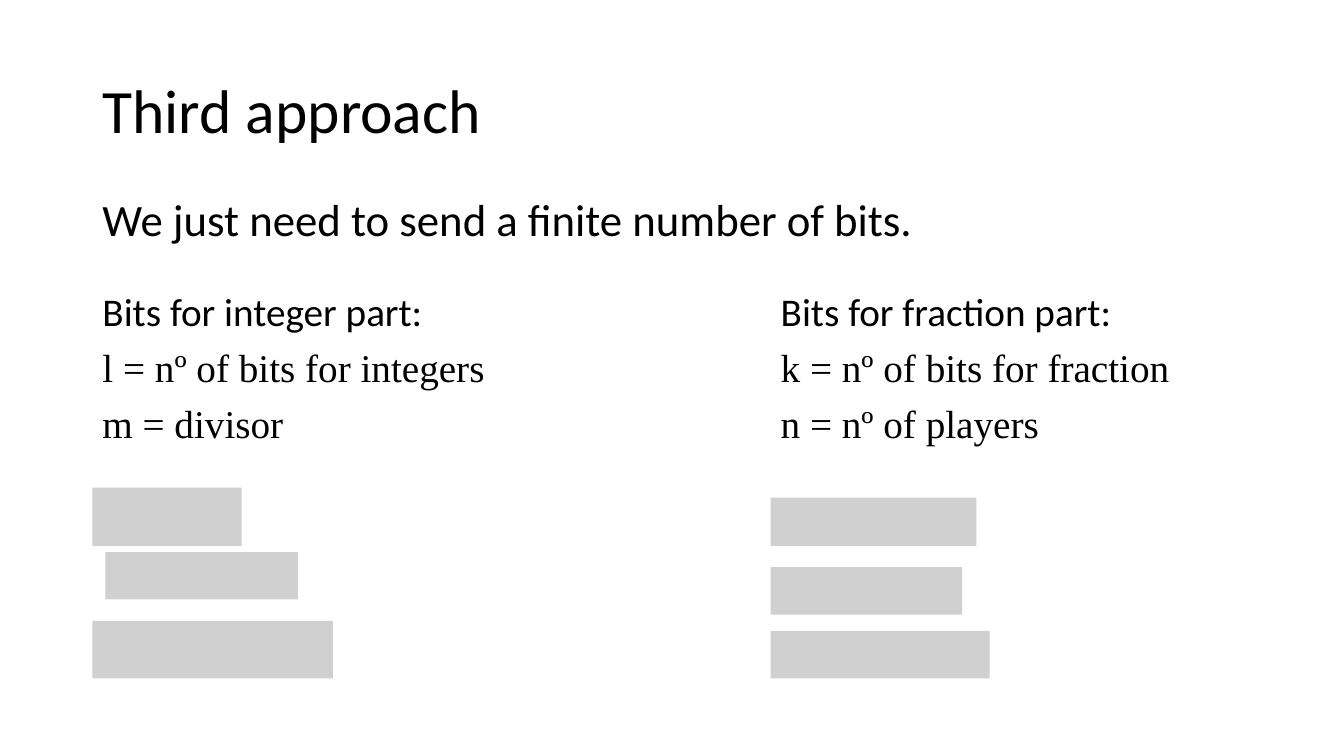
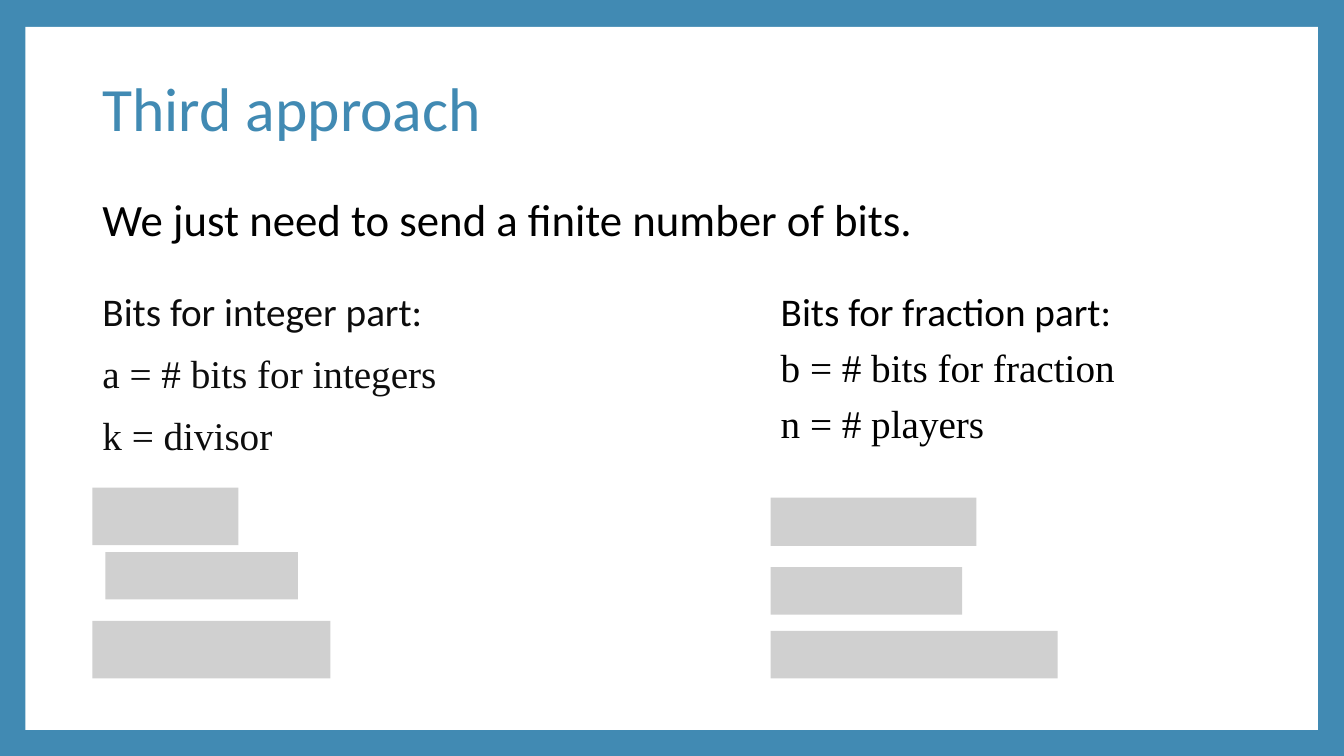
Before and after one commit to diogosoares22/Project-Quid, a slide deck: slide 6 of hackaton.pptx. Drawn at 1344x756 pixels with LibreOffice and Linux fonts; fonts in the diff are those of the drawing; grey boxes stand for pictures. Boxes give left, top, right and bottom in pixels: in the first picture for what was removed or moved away, otherwise in the second. Text is boxed around its words. In the diff, an @@ line names an element or a change of style, - is before the commit and + after.

```diff
--- a/hackaton.pptx
+++ b/hackaton.pptx
@@ background #FFFFFF to #418AB3 @@
@@ rectangle added at <box>25,27,1318,730</box>, fill #FFFFFF @@
@@ title "Third approach" at <box>102,88,481,141</box>: text colour #000000 to #418AB3 @@
@@ text at <box>781,354,1115,446</box>: text changed @@
-k = nº of bits for fraction
-n = nº of players
+b = # bits for fraction
+n = # players
@@ text at <box>102,360,437,451</box>: text changed; text colour #000000 to #0D0D0D @@
-l = nº of bits for integers
-m = divisor
+a = # bits for integers
+k = divisor
@@ picture: place and size @@
-picture at <box>771,631,990,679</box>
+picture at <box>771,631,1059,679</box>
```
Also in this commit, not shown: 5 other slides changed.
